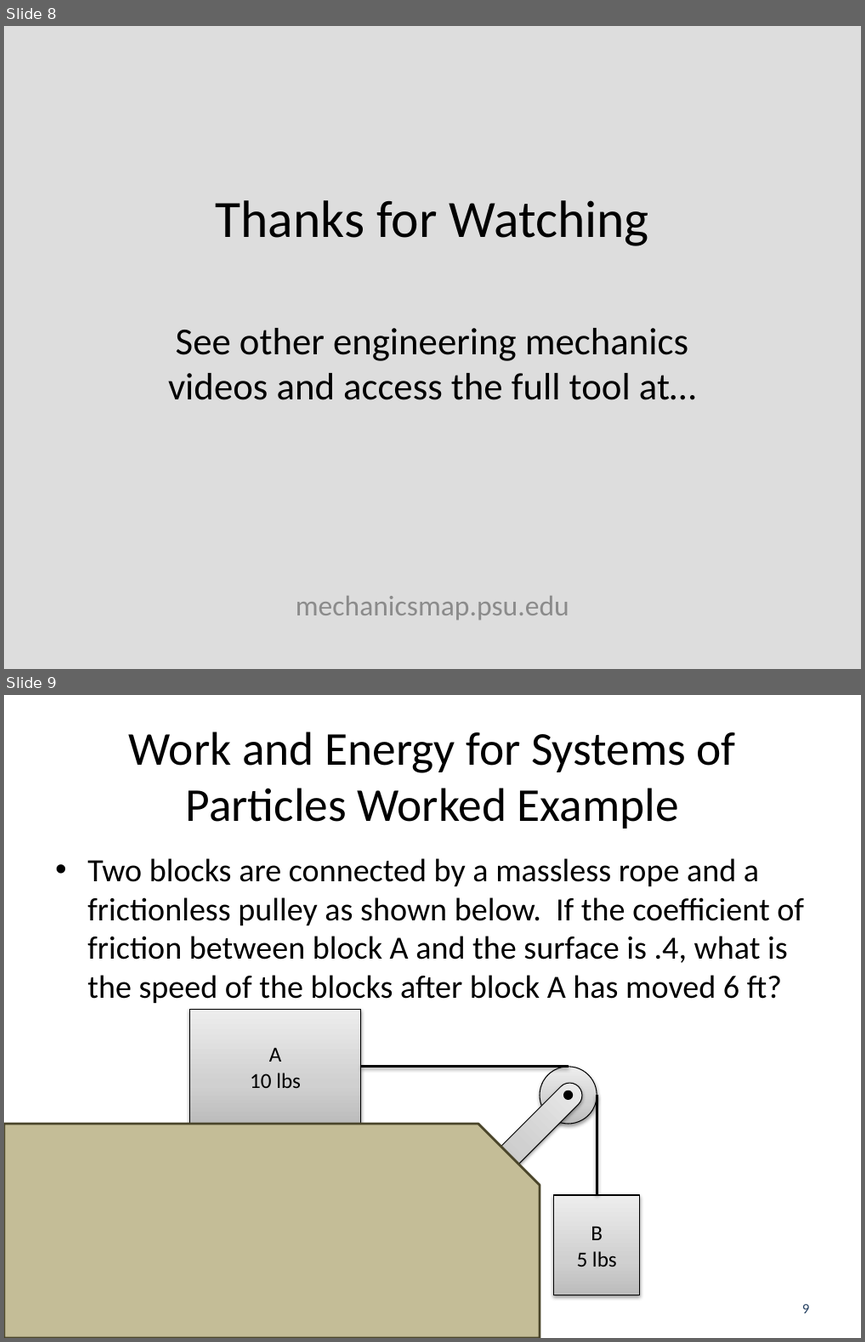
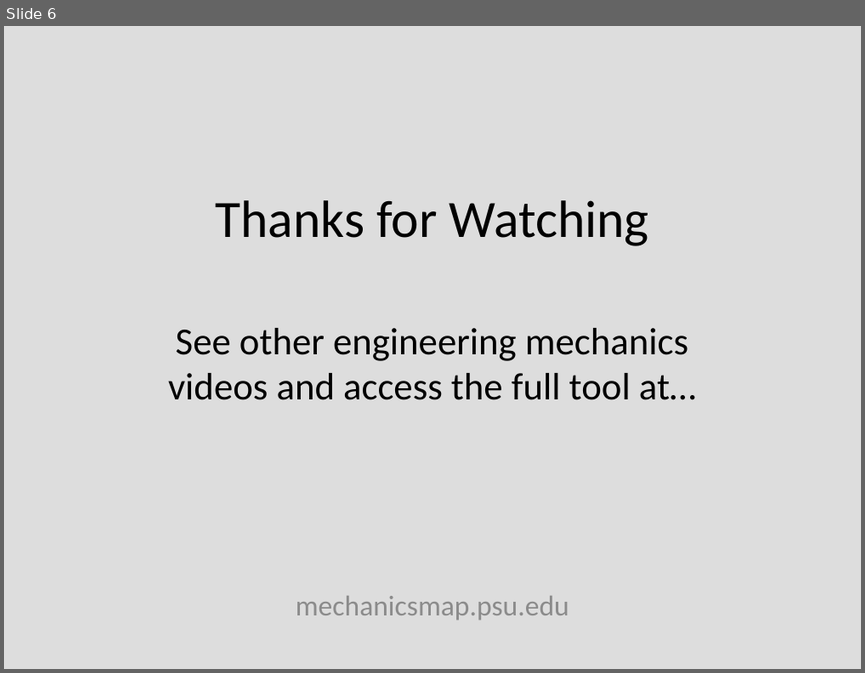
Before and after one commit to JacobMoore/mechanics_textbook, a slide deck: Lecture Slides/VideoLectureSlides/10.3.pptx. Shown one above the other, each under a label of ours: slides 8 and 9 before the commit, slide 6 after it. The pictures are 865x1342 and 865x673 pixels, drawn with LibreOffice and Linux fonts; fonts in the diff are those of the drawing; background and template pictures are left out. Boxes give left, top, right and bottom in pixels: in the first picture for what was removed or moved away, otherwise in the second. Text is boxed around its words. In the diff, an @@ line names an element or a change of style, - is before the commit and + after.

```diff
--- a/Lecture Slides/VideoLectureSlides/10.3.pptx
+++ b/Lecture Slides/VideoLectureSlides/10.3.pptx
@@ slide 9 removed at [4, 695, 861, 1338], background #FFFFFF @@
@@ title removed at [129, 732, 736, 828] @@
-Work and Energy for Systems of Particles Worked Example
@@ text removed at [87, 858, 804, 1003] @@
-• Two blocks are connected by a massless rope and a frictionless pulley as shown below. If the coefficient of friction between block A and the surface is .4, what is the speed of the blocks after block A has moved 6 ft?
@@ rectangle removed at [190, 1009, 361, 1123] @@
-A
-10 lbs
@@ line removed from (568, 1066) to (361, 1066) @@
@@ ellipse removed at [540, 1066, 597, 1123] @@
@@ rounded rectangle removed at [484, 1077, 587, 1181] @@
@@ ellipse removed at [564, 1091, 571, 1098] @@
@@ line removed from (597, 1095) to (597, 1195) @@
@@ snip round rect removed at [4, 1123, 540, 1338] @@
@@ rectangle removed at [554, 1195, 640, 1295] @@
-B
-5 lbs
@@ page number removed at [802, 1304, 809, 1313] @@
-9
@@ what was slide 8 is now slide 6 @@
```
Also in this commit, not shown: 1 slide changed, 6 slides added, 7 other slides removed, 13 other files.
